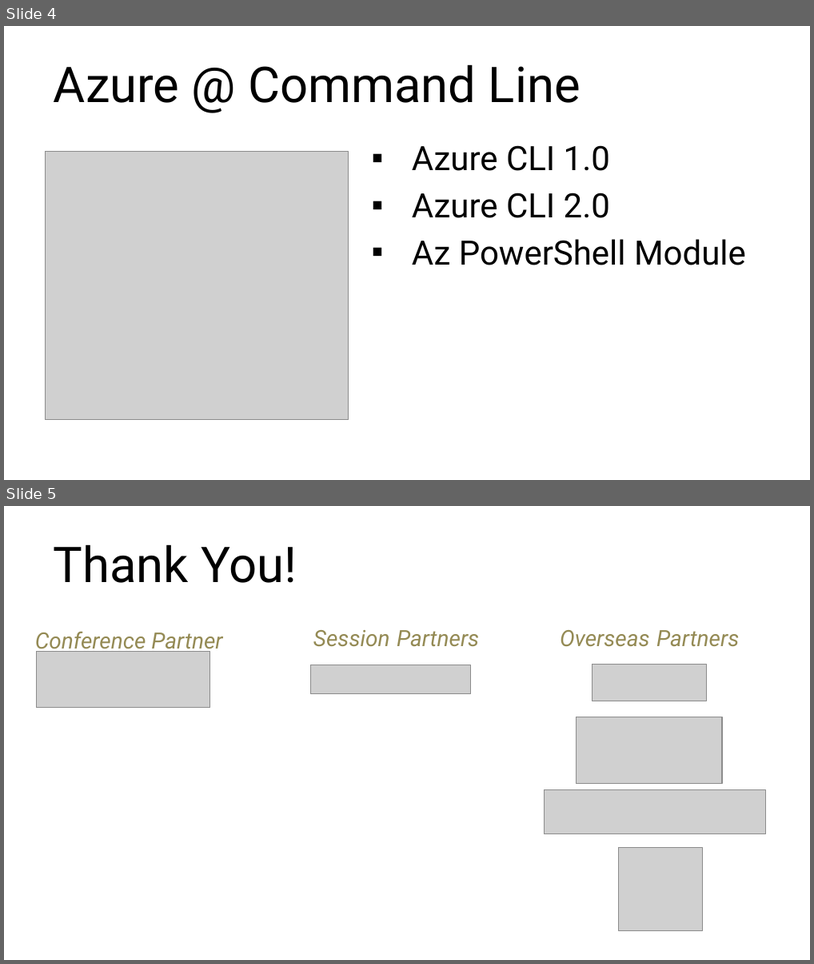
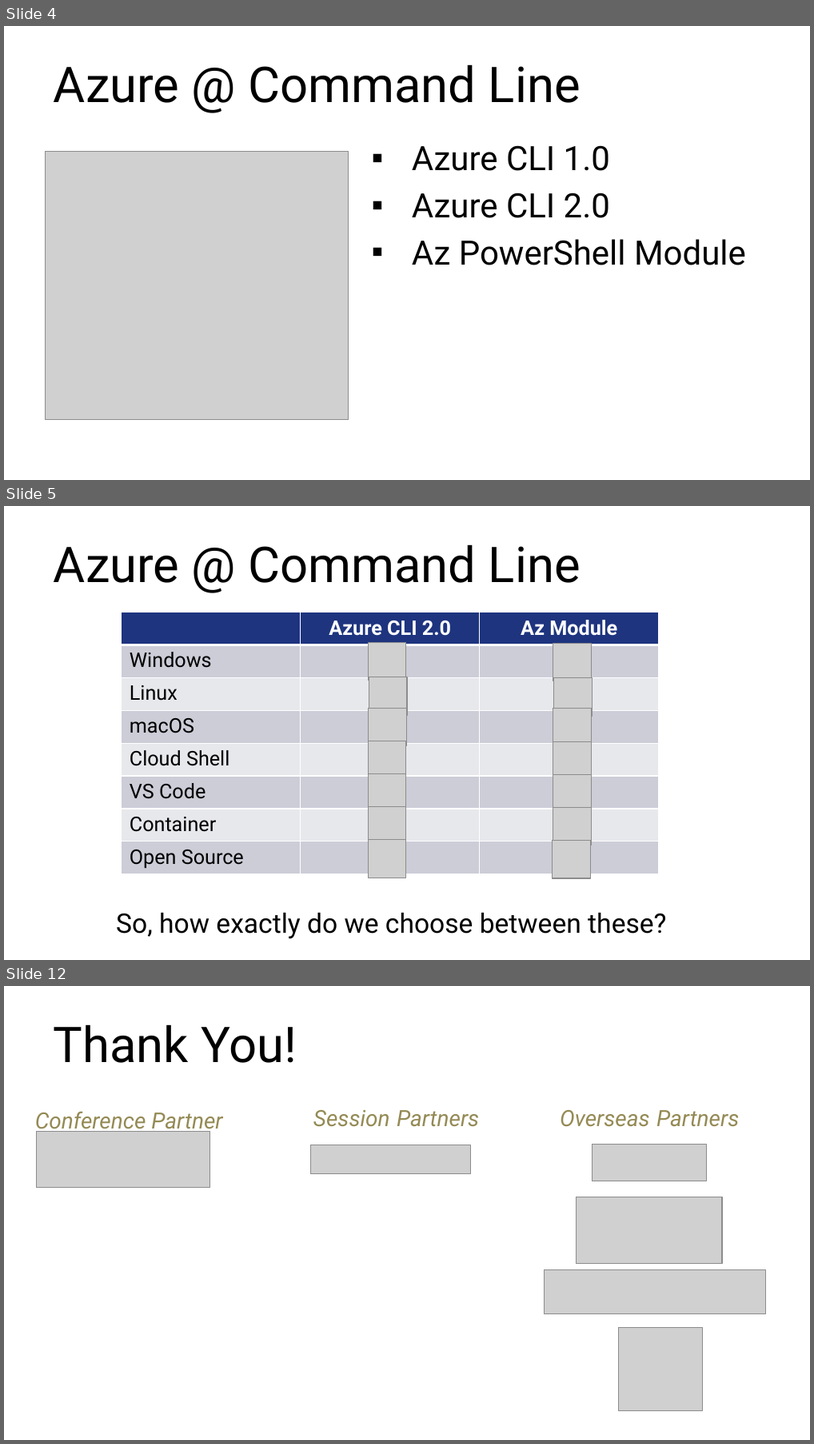
Before and after one commit to rchaganti/Presentations, a slide deck: ExpertsLiveIN2019/AzureAtTheCommandLine-Ravikanth.pptx. Shown one above the other, each under a label of ours: slides 4 and 5 before the commit, slides 4, 5 and 12 after it; the slides between them are not shown. The pictures are 814x964 and 814x1444 pixels, drawn with LibreOffice and Linux fonts; fonts in the diff are those of the drawing; grey boxes stand for pictures; background and template pictures are left out. Boxes give left, top, right and bottom in pixels: in the first picture for what was removed or moved away, otherwise in the second. Text is boxed around its words. In the diff, an @@ line names an element or a change of style, - is before the commit and + after.

```diff
--- a/ExpertsLiveIN2019/AzureAtTheCommandLine-Ravikanth.pptx
+++ b/ExpertsLiveIN2019/AzureAtTheCommandLine-Ravikanth.pptx
@@ slide 5 added at bbox=[4, 506, 810, 960], background picture (left out) @@
@@ title added at bbox=[54, 544, 581, 583], 44 pt, text #000000 @@
+Azure @ Command Line
@@ table added at bbox=[122, 612, 658, 874], 8 rows, 3 columns @@
+ | Azure CLI 2.0 | Az Module
+Windows |  | 
+Linux |  | 
+macOS |  | 
+Cloud Shell |  | 
+VS Code |  | 
+Container |  | 
+Open Source |  | 
@@ picture added at bbox=[368, 642, 406, 680] @@
@@ picture added at bbox=[553, 643, 591, 681] @@
@@ picture added at bbox=[370, 677, 407, 715] @@
@@ picture added at bbox=[554, 678, 592, 716] @@
@@ picture added at bbox=[369, 708, 406, 745] @@
@@ picture added at bbox=[554, 708, 592, 746] @@
@@ picture added at bbox=[368, 740, 406, 779] @@
@@ picture added at bbox=[553, 741, 591, 780] @@
@@ picture added at bbox=[368, 774, 406, 812] @@
@@ picture added at bbox=[553, 775, 591, 812] @@
@@ picture added at bbox=[368, 806, 406, 844] @@
@@ picture added at bbox=[553, 807, 591, 844] @@
@@ picture added at bbox=[368, 840, 406, 878] @@
@@ picture added at bbox=[552, 840, 590, 878] @@
@@ text added at bbox=[116, 912, 666, 938], 24 pt, text #000000 @@
+So, how exactly do we choose between these?
@@ what was slide 5 is now slide 12 @@
```
Also in this commit, not shown: 1 slide changed, 6 other slides added, 1 other file.
